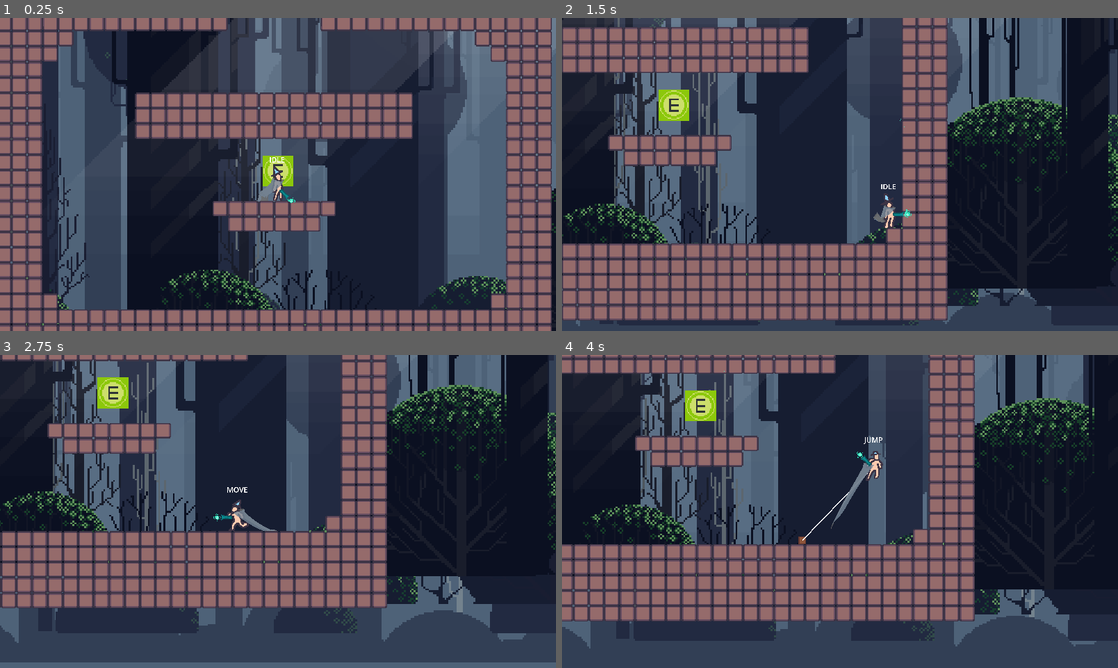
Above: before the commit, frames 1-4 (two rows, left to right).
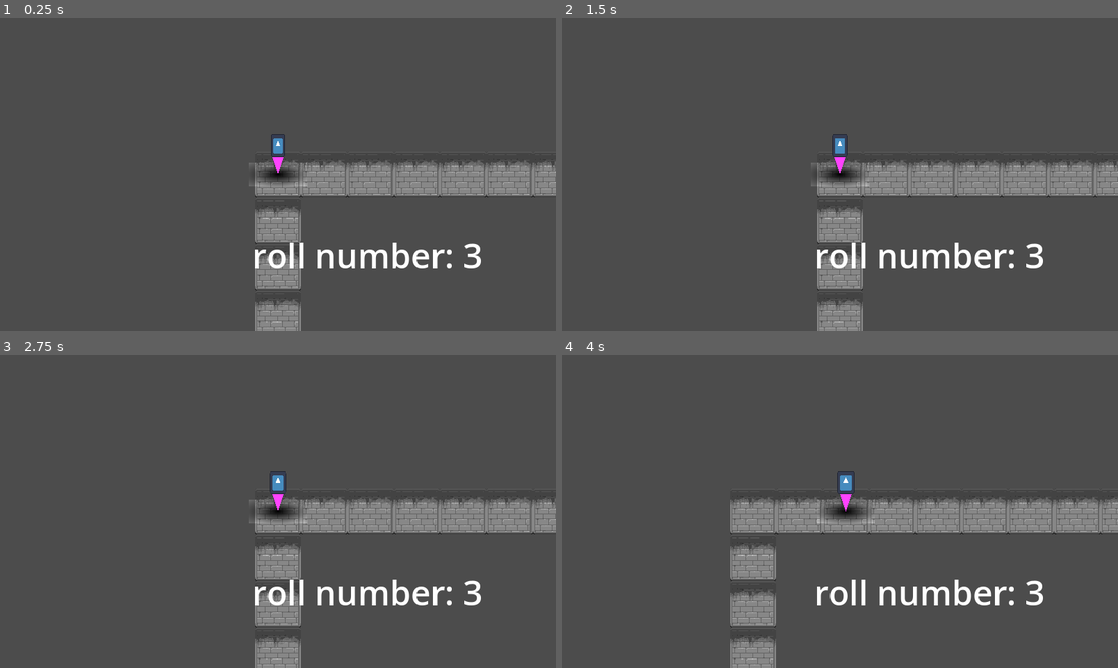
Above: after the commit, the same moments.

Repository: DennisFan11/Runeopoly
Game: Godot game, scene res://UnitTest/GameLoopFSM/GameLoopFSM_UnitTest.tscn
The game is run twice, just before and just after one commit, with the same random seed, the same clock (stepped at 60 frames per second) and the same inputs. The engine's default icon, where the game draws it, is replaced by a stand-in: a white triangle on a blue panel in a dark square.
Inputs (mouse positions are in pixels of both pictures, inside the frame that each line leads up to):
- Up to frame 1 (0.25 s): no input
- Up to frame 2 (1.5 s): move the mouse to (962, 158) at 0.52 s; hold D (right) 0.53-1.25 s; right-click (962, 158) at 0.6 s; click (962, 158) at 0.67 s; tap Space (jump) at 0.77 s; drag from (728, 190) to (917, 240) at 1.27 s
- Up to frame 3 (2.75 s): move the mouse to (333, 442) at 2.02 s; hold A (left) from 2.03 s (still down); hold Shift (grab) from 2.03 s (still down)
- Up to frame 4 (4 s): release A (left) at 2.75 s; release Shift (grab) at 2.75 s; drag from (812, 574) to (673, 464) at 2.77 s; move the mouse to (1006, 558) at 3.52 s; hold D (right) from 3.53 s (still down); hold F (item_grab) from 3.53 s (still down); tap Space (jump) at 3.77 s

The runs differ from the first frame. In frame 1, 87% of the frame differs, in the area x 0-100%, y 0-100%; in frame 2, 90%; in frame 3, 93%; in frame 4, 92%.

Commit message:
fixed roll number

Diff:
--- a/GameLoopFSM/GameLoopFSM.gd
+++ b/GameLoopFSM/GameLoopFSM.gd
@@ -9,7 +9,7 @@
 
 @onready var _GameBoard := $GameBoard # 負責Block和,走格子動畫 MOVE
 @onready var _world := $World # 負責World的生成 EXPLORE
-@onready var _UI := $UI # Board UI ROLL
+@onready var _UI := $CanvasLayer/UI # Board UI ROLL
 
 #signal ROLL_EXIT
 #signal MOVE_EXIT
@@ -29,6 +29,7 @@
 
 func _ROLL_ENTER():
 	$Camera2D.enabled = true
+	_UI.visible = true
 	_UI.ROLL_ENTER()
 	_test_state = ROLL
 func _MOVE_ENTER(num:int):
@@ -36,6 +37,7 @@
 	_test_state = MOVE
 func _EXPLORE_ENTER(world:World):
 	$Camera2D.enabled = false
+	_UI.visible = false
 	_world.EXPLORE_ENTER(world)
 	_test_state = EXPLORE
 
--- a/GameLoopFSM/GameLoopFSM.tscn
+++ b/GameLoopFSM/GameLoopFSM.tscn
@@ -12,7 +12,9 @@
 
 [node name="World" parent="." instance=ExtResource("3_qvbwa")]
 
-[node name="UI" parent="." instance=ExtResource("2_mtnil")]
+[node name="CanvasLayer" type="CanvasLayer" parent="."]
+
+[node name="UI" parent="CanvasLayer" instance=ExtResource("2_mtnil")]
 
 [node name="Camera2D" type="Camera2D" parent="."]
 zoom = Vector2(1.5, 1.5)
--- a/GameLoopFSM/UI/UI.tscn
+++ b/GameLoopFSM/UI/UI.tscn
@@ -10,3 +10,12 @@
 grow_horizontal = 2
 grow_vertical = 2
 script = ExtResource("1_pureq")
+
+[node name="Label" type="Label" parent="."]
+layout_mode = 0
+offset_left = 522.0
+offset_top = 443.0
+offset_right = 651.0
+offset_bottom = 539.0
+theme_override_font_sizes/font_size = 70
+text = "test"
--- a/GameLoopFSM/UI/ui.gd
+++ b/GameLoopFSM/UI/ui.gd
@@ -2,6 +2,7 @@
 signal ROLL_EXIT
 func ROLL_ENTER():
 	_roll_dice()
+	$Label.text = "roll number: " + str(_rolled_number)
 func _EXIT():
 	ROLL_EXIT.emit(_rolled_number)
 
--- a/UnitTest/GameLoopFSM/game_loop_fsm_unit_test.gd
+++ b/UnitTest/GameLoopFSM/game_loop_fsm_unit_test.gd
@@ -1,6 +1,6 @@
 extends Node2D
 func _ready():
-	Setting.set_all_time(0.3)
+	#Setting.set_all_time(0.3)
 	$GameLoopFSM.LOOP_ENTER()
 func _input(event):
 	if event.is_action_pressed("zoom_in"):
